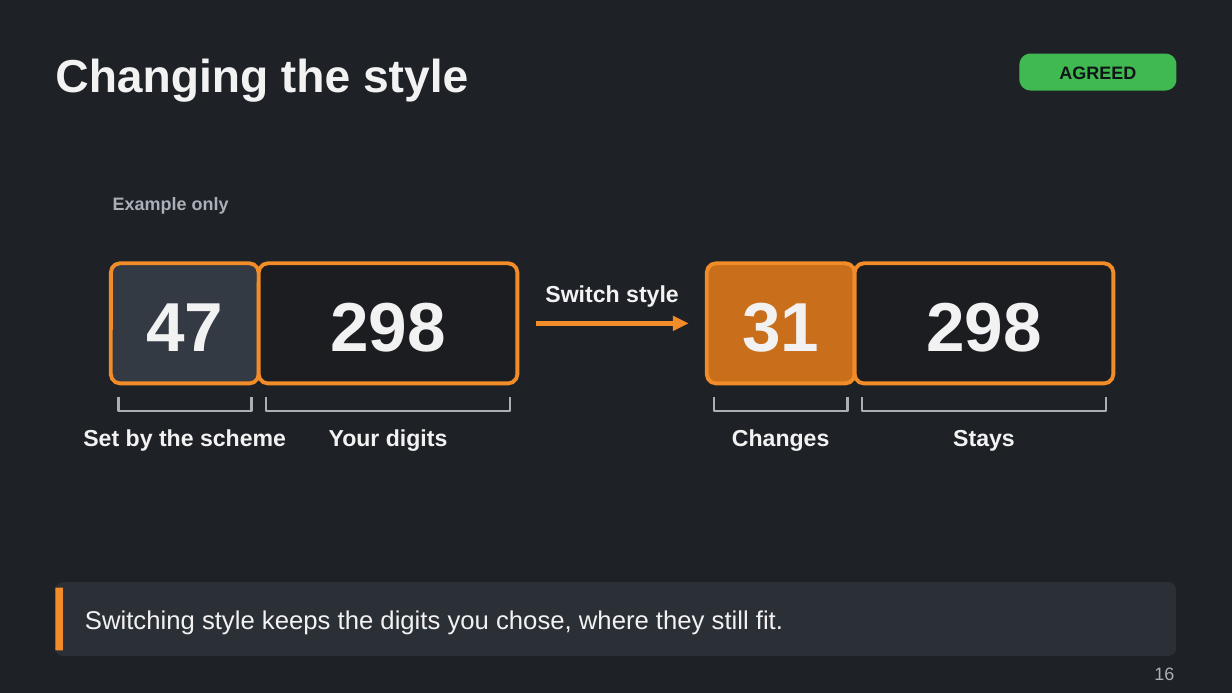
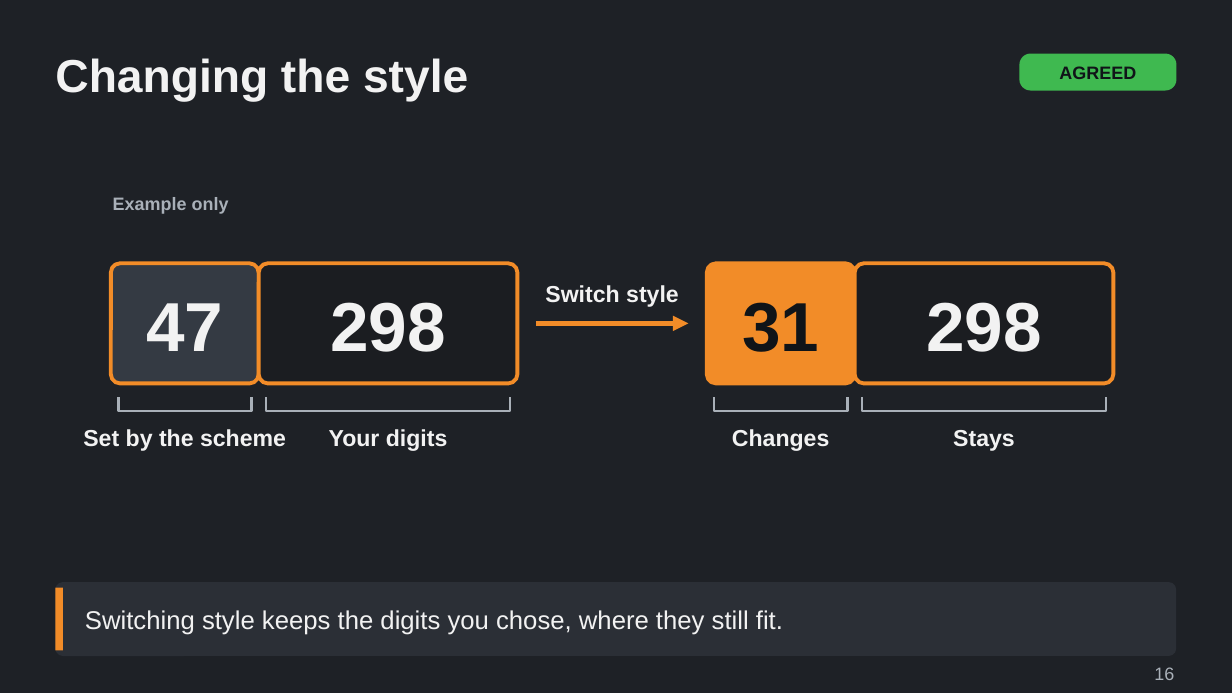
Before and after one commit to Tarenkookoo/Satisfactory---Early-Locomotion, a slide deck: slide 16 of Reporting/Claude Presents/Deck5_Regions_Numbers/Regions_Numbers_and_Fleet_Identity_Explained.pptx. Drawn at 1232x693 pixels with LibreOffice and Linux fonts; fonts in the diff are those of the drawing. Boxes give left, top, right and bottom in pixels: in the first picture for what was removed or moved away, otherwise in the second. Text is boxed around its words. In the diff, an @@ line names an element or a change of style, - is before the commit and + after.

```diff
--- a/Reporting/Claude Presents/Deck5_Regions_Numbers/Regions_Numbers_and_Fleet_Identity_Explained.pptx
+++ b/Reporting/Claude Presents/Deck5_Regions_Numbers/Regions_Numbers_and_Fleet_Identity_Explained.pptx
@@ rounded rectangle "31" at [707, 263, 855, 384]: text colour #F2F2F2 to #101418; fill #C96F1B to #F28C28 @@
```
Also in this commit, not shown: 8 slides added, 5 other files.
